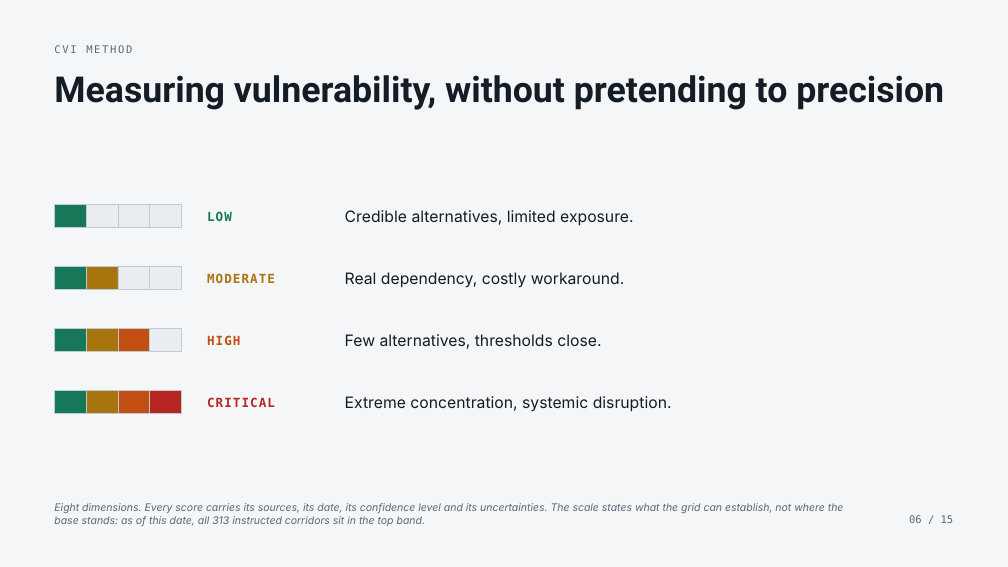
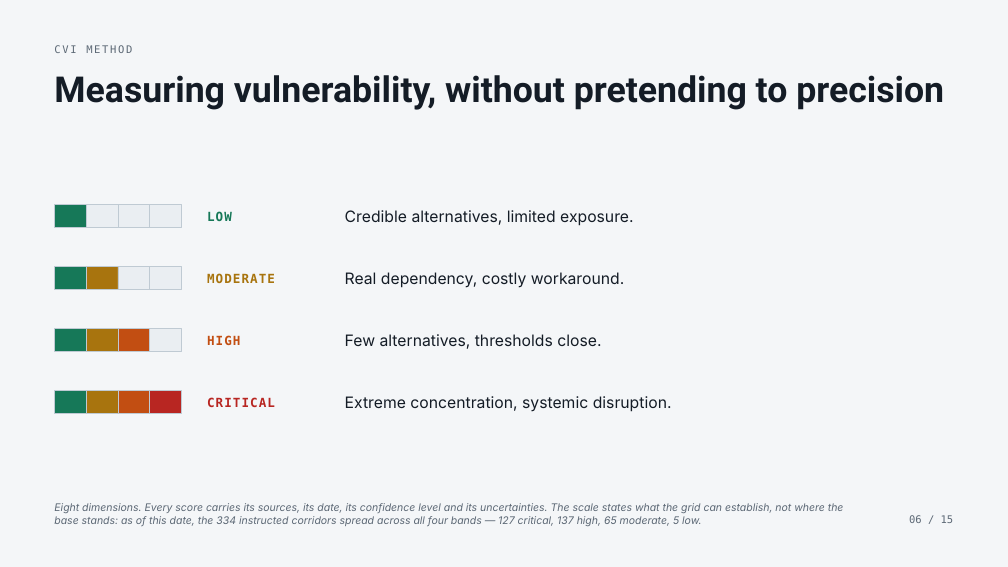
Before and after one commit to s-geffroy/ag-front, a slide deck: slide 6 of presentations/commercial/en/commercial.en.pptx. Drawn at 1008x567 pixels with LibreOffice and Linux fonts; fonts in the diff are those of the drawing. Boxes give left, top, right and bottom in pixels: in the first picture for what was removed or moved away, otherwise in the second. Text is boxed around its words. In the diff, an @@ line names an element or a change of style, - is before the commit and + after.

```diff
--- a/presentations/commercial/en/commercial.en.pptx
+++ b/presentations/commercial/en/commercial.en.pptx
@@ text at (x1=54, y1=503, x2=844, y2=526): text changed @@
-Eight dimensions. Every score carries its sources, its date, its confidence level and its uncertainties. The scale states what the grid can establish, not where the base stands: as of this date, all 313 instructed corridors sit in the top band.
+Eight dimensions. Every score carries its sources, its date, its confidence level and its uncertainties. The scale states what the grid can establish, not where the base stands: as of this date, the 334 instructed corridors spread across all four bands — 127 critical, 137 high, 65 moderate, 5 low.
```
Also in this commit, not shown: 3 other slides changed, 16 other files.
